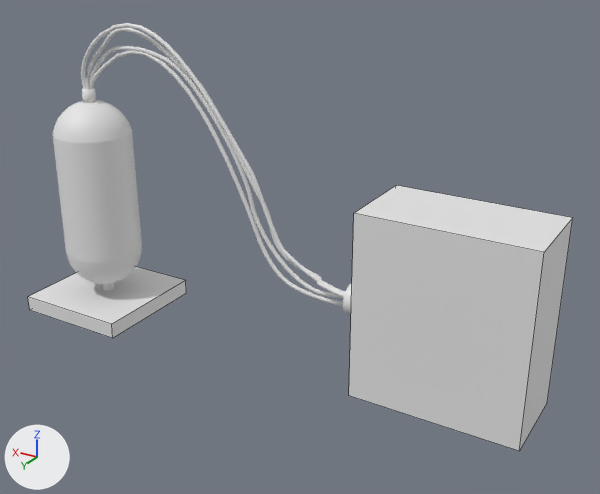
Before and after pictures for a commit that changed the Blender file Capsula.blend.
The view is the same before and after, from a 50 mm camera at (-15.11, 14.95, 10.27) aimed at (-6.18, 0.06, 2.83). Lighting does not change. The marker at lower left points along +X, +Y and +Z. Mesh edges are drawn as thin lines on the coarser meshes.

In view in the first picture: 'Cables', 'Capsula', 'Máquina', 'Plataforma', 'Puerta', 'Suelo', 'Techo'.
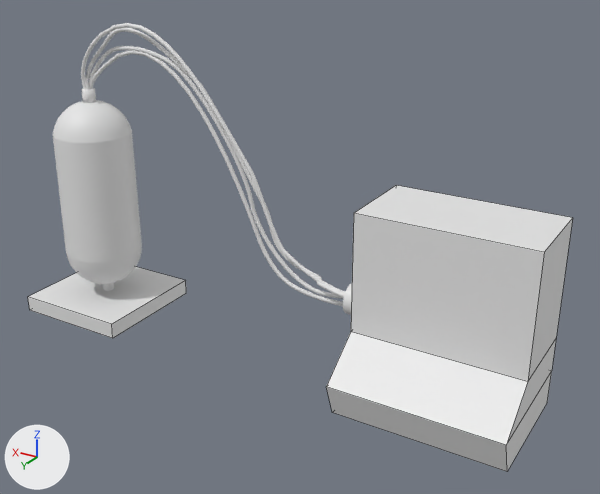
Changed parts and their boxes (x1, y1, x2, y2) in the pictures (600 x 494 px):
```json
{"object": "Máquina", "change": "reshaped", "before": [349, 185, 573, 451], "after": [326, 185, 573, 471], "on screen": "10% wider, 7% taller"}
{"part": 1, "of": "me_cube_002", "change": "built on", "before": [349, 213, 573, 451], "after": [326, 213, 573, 471]}
```

The change, as JSON lines over the scene's bpy script:
```json
{"block": "me_cube_002", "where": "# used by ob_máquina; location = (-9.0, 0.0, 1.0)"}
{"op": "remove", "block": "me_cube_002", "code": "me_cube_002.from_pydata(...)  # 8 vertices, 6 faces; spans x -2.83..1.0, y -1.0..1.0, z -1.0..3.31"}
{"op": "add", "block": "me_cube_002", "code": "me_cube_002.from_pydata(...)  # 16 vertices, 14 faces; spans x -2.83..1.0, y -1.0..2.04, z -1.0..3.31"}
{"block": "me_cube_002", "change": "me_cube_002 part 1"}
{"block": "me_cube_002", "change": "4 faces are deleted"}
{"block": "me_cube_002", "change": "2 vertices move from x -2.83..1.0, y 1.0, z -1.0 to x -2.83..1.0, y 1.75, z -1.0"}
{"block": "me_cube_002", "change": "8 vertices are added at x -2.83..1.0, y -1.0..2.04, z -0.2..0.61"}
{"block": "me_cube_002", "change": "12 new faces join them"}
```
